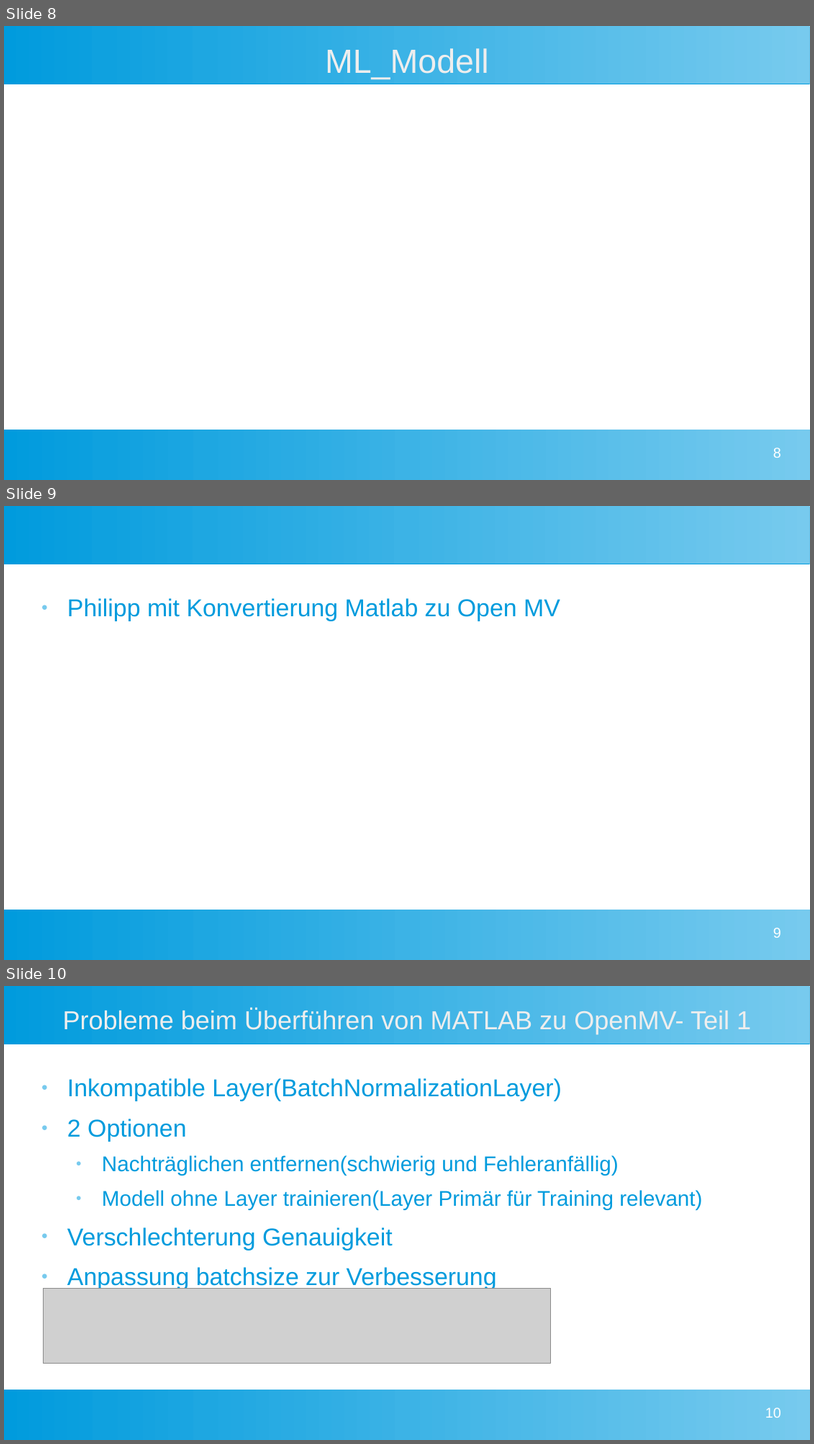
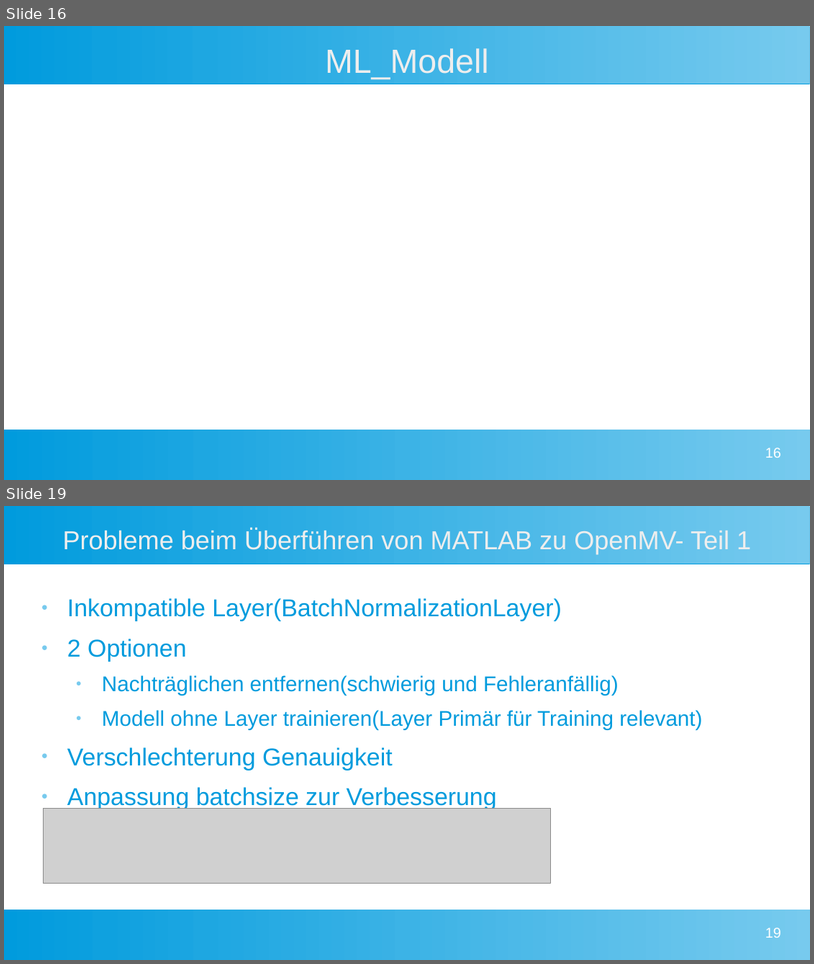
Before and after one commit to Commander-Philip/the-machine-learning-brick, a slide deck: docs/Präsentation.odp. Shown one above the other, each under a label of ours: slides 8, 9 and 10 before the commit, slides 16 and 19 after it; the slides between them are not shown. The pictures are 814x1444 and 814x964 pixels, drawn with LibreOffice and Linux fonts; fonts in the diff are those of the drawing; grey boxes stand for pictures. Boxes give left, top, right and bottom in pixels: in the first picture for what was removed or moved away, otherwise in the second. Text is boxed around its words. In the diff, an @@ line names an element or a change of style, - is before the commit and + after.

Commit message:
Präsentationen zusammengeführt und Beispielmodelle von OpenMV hinzugefügt

```diff
--- a/docs/Präsentation.odp
+++ b/docs/Präsentation.odp
@@ slide 9 removed at (x1=4, y1=506, x2=810, y2=960), background #FFFFFF; not listed: 2 template elements that a slide beside it also shows @@
@@ text removed at (x1=67, y1=598, x2=561, y2=621) @@
-● Philipp mit Konvertierung Matlab zu Open MV
@@ page number removed at (x1=774, y1=927, x2=782, y2=937) @@
-9
@@ what was slide 8 is now slide 16 @@
@@ page number at (x1=766, y1=447, x2=782, y2=457): text changed @@
-8
+16
@@ what was slide 10 is now slide 19 @@
@@ page number at (x1=766, y1=927, x2=782, y2=937): text changed @@
-10
+19
```
Also in this commit, not shown: 15 slides added, 2 other slides removed, 4 other files.
